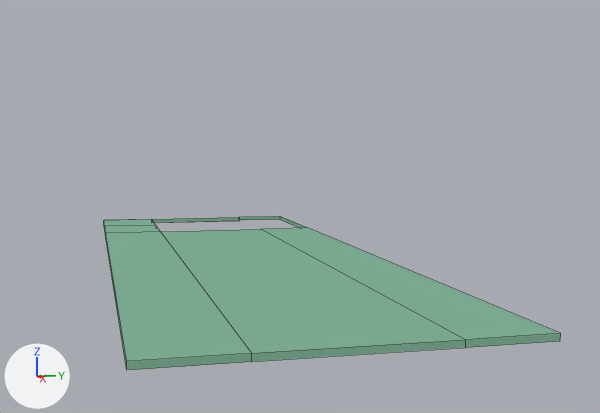
Two versions of the Blender file WebContent/test/floor_withladder.blend, one commit apart.
Before and after are seen from a 50 mm camera at (19.4, -6.9, 4.9) aimed at (-14.3, 1.6, 2.0). Lighting does not change. The marker at lower left points along +X, +Y and +Z. Mesh edges are drawn as thin lines.

Script lines for the objects in view, before the commit:
```python
me_cube_004 = bpy.data.meshes.new('Cube.004')
me_cube_004.from_pydata(...)  # 48 vertices, 29 faces; spans x -31.0..0.9, y -9.0..1.7, z -0.2..3.2
me_cube_004.materials.append(mat_material_009)  # green #6ae7b6
me_cube_006 = bpy.data.meshes.new('Cube.006')
me_cube_006.from_pydata(...)  # 268 vertices, 260 faces; spans x -3.74..3.01, y -2.94..7.56, z -2.0..1.5
me_cube_006.materials.append(mat_material_011)  # grey #a3aa9e
me_plane_001 = bpy.data.meshes.new('Plane.001')
me_plane_001.from_pydata(...)  # 36 vertices, 32 faces; spans x -31.0..0.9, y -9.0..1.7, z -0.2..0.0
me_plane_001.materials.append(mat_material_010)  # green #87b89e
ob_bigfloor = bpy.data.objects.new('bigfloor', me_plane_001)
ob_bigfloor.location = (0.0, 2.8, 0.0)
ob_bigwall = bpy.data.objects.new('bigwall', me_cube_004)
ob_bigwall.location = (0.0, 2.8, 0.0)
ob_bigwall.hide_viewport = True
ob_floor_ladder = bpy.data.objects.new('floor_ladder', me_cube_006)
ob_floor_ladder.location = (-27.26, -3.06, 1.9)
ob_floor_ladder.hide_viewport = True
```
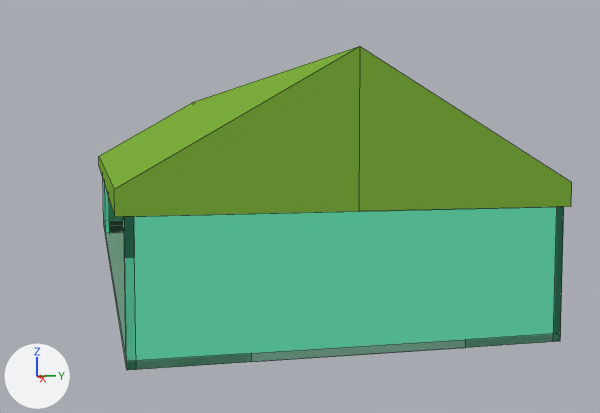
Pixel boxes [x1, y1, x2, y2] of what changed, in the pictures (600 x 413 px):
'bigwall', shown (green)
    after: [103, 181, 564, 370]
'roof', added (green)
    after: [99, 46, 572, 217]
'bigfloor', unchanged, covered by the edit
    before: [104, 216, 561, 370]
    after: [104, 220, 561, 370]

Patch to the scene script:
```diff
--- a/WebContent/test/floor_withladder.blend.py
+++ b/WebContent/test/floor_withladder.blend.py
@@ mat_material_012 @@
+mat_material_012 = diffuse_material('Material.012')
+mat_material_012.base_color = (0.216, 0.448, 0.0491)  # green #80b33f
@@ me_cube_013 @@
+me_cube_013.from_pydata([(-31.0, -6.4, -1.3), (-31.0, 4.7, -1.3), (1.0, 4.7, -1.3), (1.0, -6.4, -1.3), (-31.0, -6.4, -0.7), (-31.0, 4.7, -0.7), (1.0, 4.7, -0.7), (1.0, -6.4, -0.7), (-31.0, -0.8, 2.5), (-31.0, -0.9, -1.3), (1.0, -0.9, 2.5), (1.0, -0.8, -1.3)], [], [(8, 5, 1, 9), (5, 6, 2, 1), (10, 7, 3, 11), (7, 4, 0, 3), (9, 1, 2, 11), (10, 6, 5, 8), (4, 8, 9, 0), (6, 10, 11, 2), (0, 9, 11, 3), (7, 10, 8, 4)])
+me_cube_013.materials.append(mat_material_012)  # green #80b33f
@@ ob_floor_ladder @@
 ob_floor_ladder.location = (-27.26, -3.06, 1.9)
-ob_floor_ladder.hide_viewport = True
@@ ob_bigwall @@
 ob_bigwall.location = (0.0, 2.8, 0.0)
-ob_bigwall.hide_viewport = True
@@ ob_roof @@
+ob_roof = bpy.data.objects.new('roof', me_cube_013)
+ob_roof.location = (0.0, 0.0, 4.52)
```
